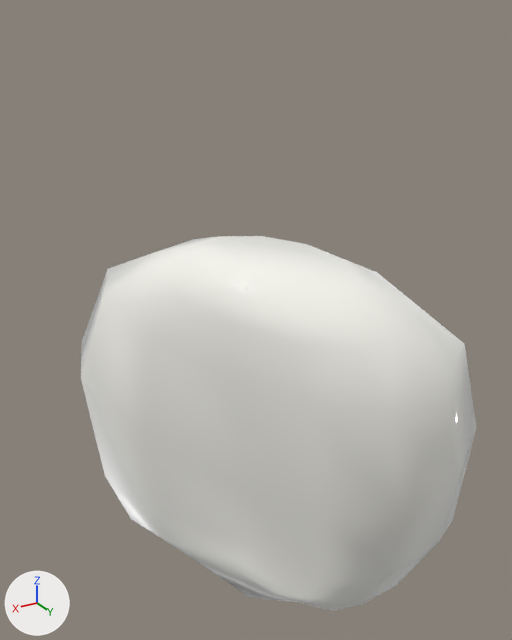
Before and after pictures for a commit that changed the glTF model resources/js/assets/13.glb.
Both versions are drawn from a 50 mm lens placed at (-0.0837, 0.0016, 0.4265), pointed at (-0.1567, -0.1201, 0.3657). Every picture has the same lights, and +X, +Y and +Z are marked at lower left. The first picture is the older version.

The first picture shows 'Caine.Denture.029'.
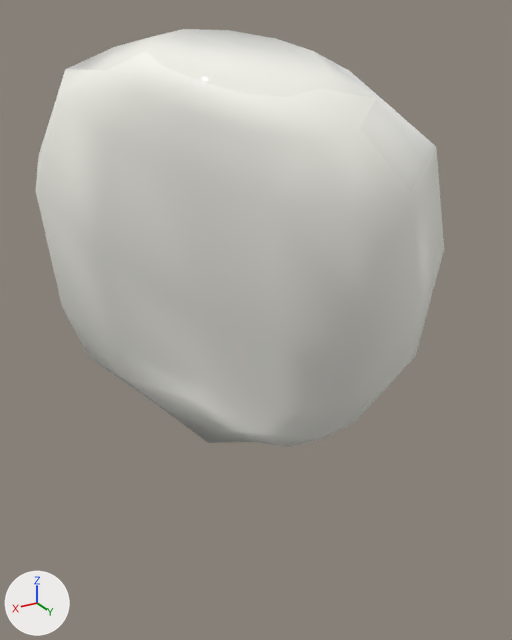
Where the change shows, as pixel boxes [x1, y1, x2, y2] in the pictures (512 x 640 px):
'Caine.Denture.029', moved, turned: before [81, 236, 476, 611]; after [36, 29, 444, 447]

Diff of the bpy script that builds the scene:
```diff
--- a/resources/js/assets/13.glb.py
+++ b/resources/js/assets/13.glb.py
@@ ob_caine_denture_029 @@
 ob_caine_denture_029 = bpy.data.objects.new('Caine.Denture.029', me_cube_043)
-ob_caine_denture_029.location = (0.0027, -0.0016, 0.1916)
-ob_caine_denture_029.rotation_euler = (-0.202, 3.141, -0.000214)  # degrees (-12, 180, -0)
+ob_caine_denture_029.location = (0.0045, -0.0286, 0.2188)
+ob_caine_denture_029.rotation_euler = (-0.108, -3.142, 0.0)  # degrees (-6.2, -180, 0)
```
